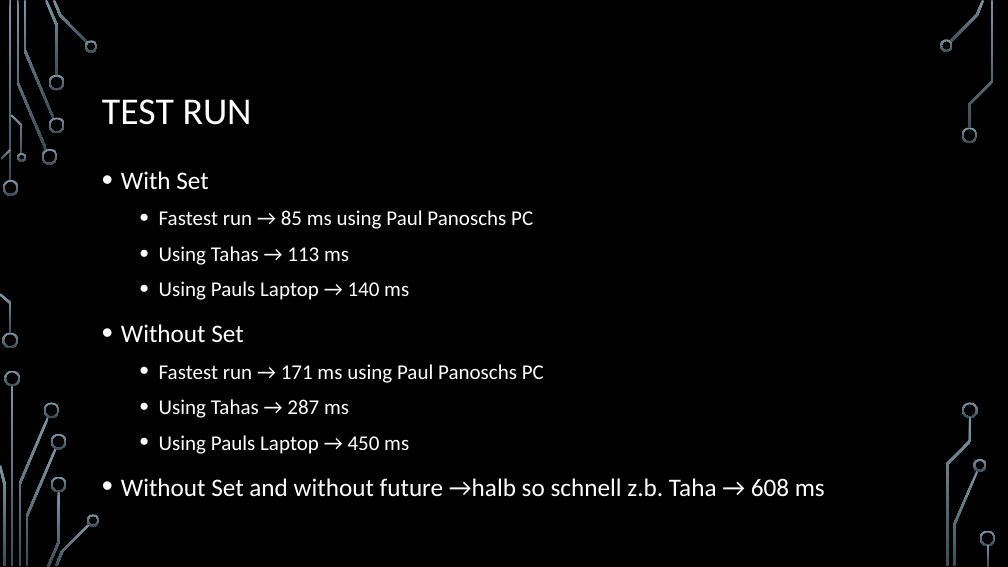
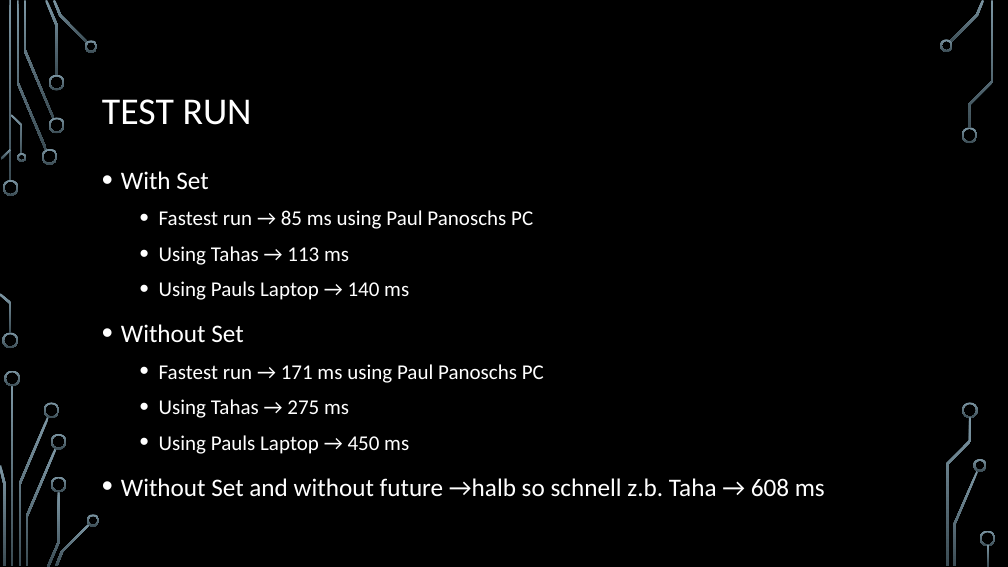
Before and after one commit to Taharium/FPROG-Project, a slide deck: slide 4 of FPROG-Project.pptx. Drawn at 1008x567 pixels with LibreOffice and Linux fonts; fonts in the diff are those of the drawing; background and template pictures are left out. Boxes give left, top, right and bottom in pixels: in the first picture for what was removed or moved away, otherwise in the second. Text is boxed around its words. In the diff, an @@ line names an element or a change of style, - is before the commit and + after.

```diff
--- a/FPROG-Project.pptx
+++ b/FPROG-Project.pptx
@@ text at box(159, 399, 349, 418): text changed @@
-  • Using Tahas → 287 ms
+  • Using Tahas → 275 ms
```
Also in this commit, not shown: 1 other slide changed, 2 other files.
